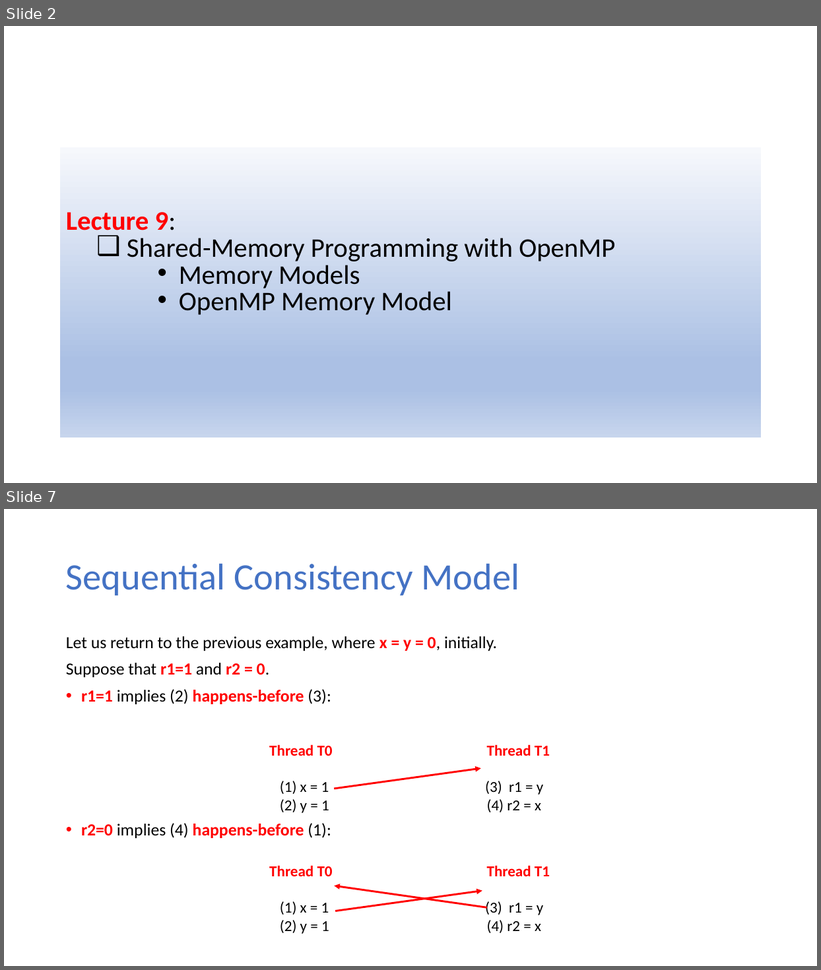
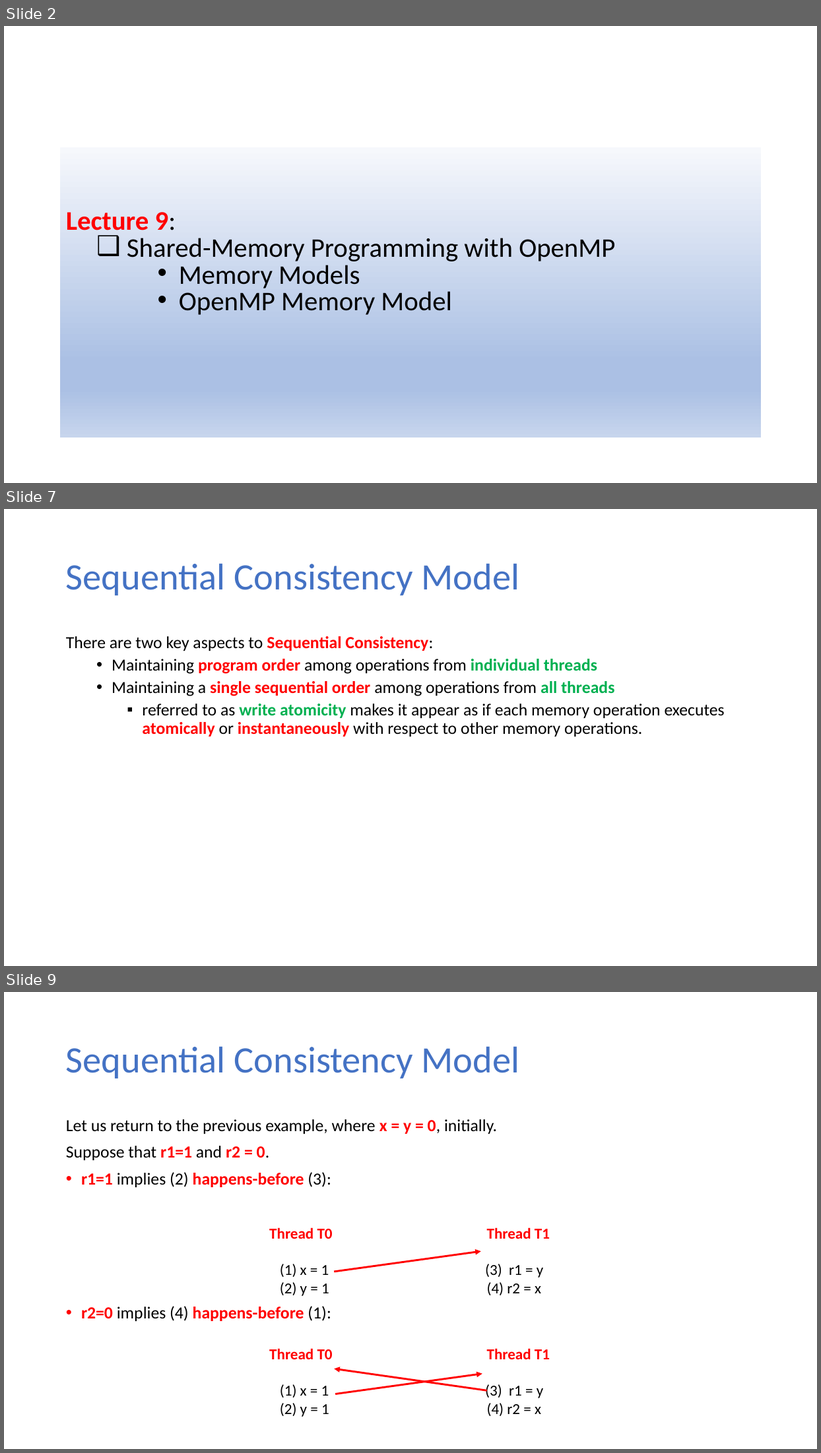
Before and after one commit to ekkapotc/PC, a slide deck: Slides/Lecture 9.pptx. Shown one above the other, each under a label of ours: slides 2 and 7 before the commit, slides 2, 7 and 9 after it; the slides between them are not shown. The pictures are 821x970 and 821x1453 pixels, drawn with LibreOffice and Linux fonts; fonts in the diff are those of the drawing. Boxes give left, top, right and bottom in pixels: in the first picture for what was removed or moved away, otherwise in the second. Text is boxed around its words. In the diff, an @@ line names an element or a change of style, - is before the commit and + after.

```diff
--- a/Slides/Lecture 9.pptx
+++ b/Slides/Lecture 9.pptx
@@ slide 7 added at [4,509,817,966], background #FFFFFF @@
@@ title added at [66,564,520,595], 44 pt, text #4472C4 @@
+Sequential Consistency Model
@@ text added at [66,636,725,737], 20 pt, text #000000 @@
+There are two key aspects to Sequential Consistency:
+  • Maintaining program order among operations from individual threads
+  • Maintaining a single sequential order among operations from all threads
+    ▪ referred to as write atomicity makes it appear as if each memory operation executes atomically or instantaneously with respect to other memory operations.
@@ what was slide 7 is now slide 9 @@
```
Also in this commit, not shown: 7 slides changed, 1 other slide added, 1 other file.
